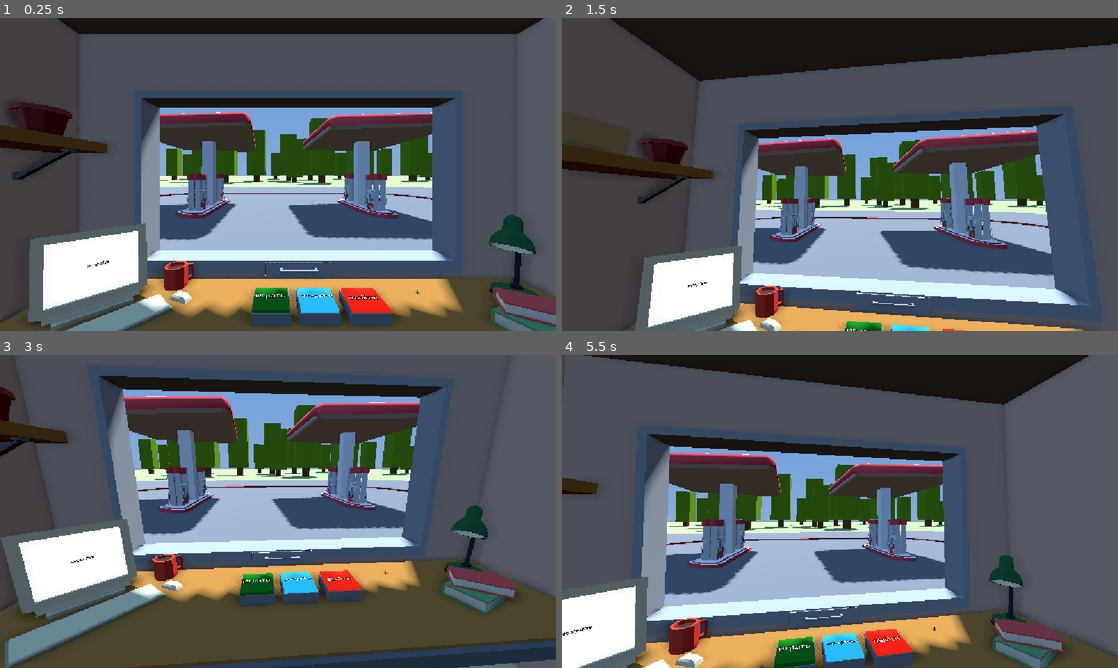
Above: before the commit, frames 1-4 (two rows, left to right).
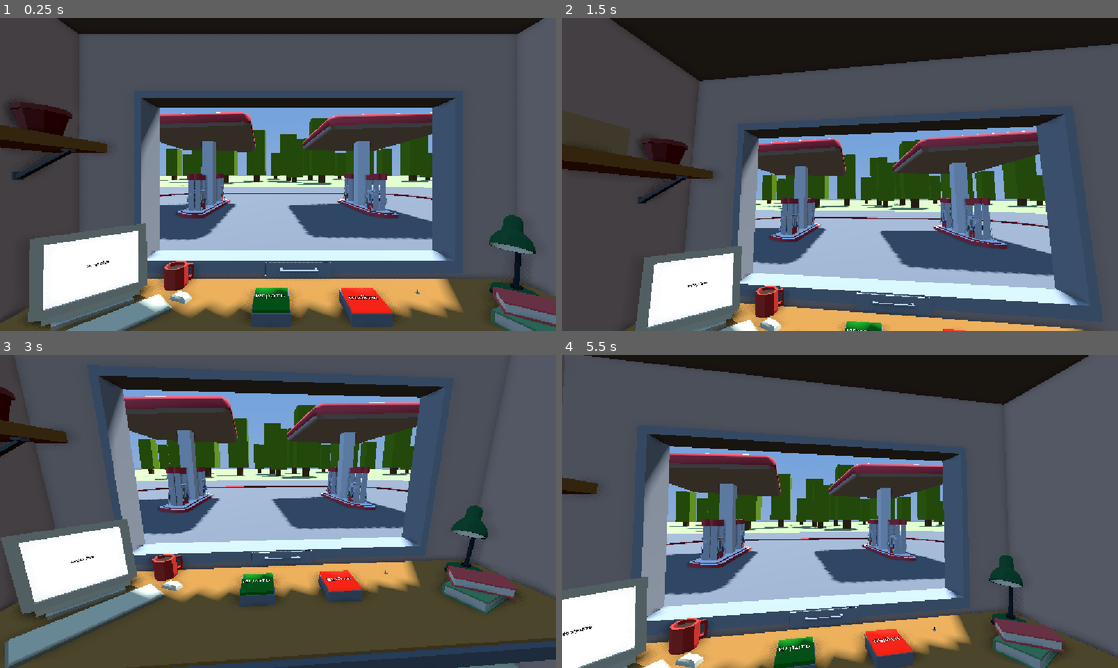
Above: after the commit, the same moments.

Repository: RolicsVin/AZS
Game: Godot game, scene res://scenes/menu.tscn
Two runs of this game, one before a commit and one after it. Both use one fixed random seed, a clock stepped at 60 frames per second and the inputs below.
Inputs (mouse positions are in pixels of both pictures, inside the frame that each line leads up to):
- Up to frame 1 (0.25 s): no input
- Up to frame 2 (1.5 s): tap Enter (ui_accept) at 0.5, 0.77 s; move the mouse to (962, 158) at 0.52 s; hold Right (ui_right) 0.53-1.28 s; click (962, 158) at 0.6 s; move the mouse to (728, 190) at 1.27 s; hold Down (ui_down) from 1.28 s (still down); click (728, 190) at 1.35 s
- Up to frame 3 (3 s): tap Enter (ui_accept) at 1.52 s; move the mouse to (333, 442) at 2.02 s; release Down (ui_down) at 2.03 s; hold Right (ui_right) 2.03-2.78 s; click (333, 442) at 2.1 s; move the mouse to (250, 574) at 2.77 s; hold Up (ui_up) from 2.78 s (still down); click (250, 574) at 2.85 s
- Up to frame 4 (5.5 s): tap Enter (ui_accept) at 3.02, 3.77, 4.52 s; move the mouse to (1006, 558) at 3.52 s; release Up (ui_up) at 3.53 s; hold Left (ui_left) 3.53-5.03 s; click (1006, 558) at 3.6 s; move the mouse to (673, 464) at 4.27 s; click (673, 464) at 4.35 s; move the mouse to (867, 511) at 5.02 s; hold Down (ui_down) from 5.03 s (still down); click (867, 511) at 5.1 s

The runs differ from the first frame. In frame 1, 1.0% of the frame differs, in the area x 52-62%, y 86-99%; in frame 2, 0.1%; in frame 3, 0.7%; in frame 4, 0.9%.

Commit message:
UpdateMenu3

Diff:
--- a/scenes/menu.tscn
+++ b/scenes/menu.tscn
@@ -1,6 +1,7 @@
 [gd_scene format=3 uid="uid://dg03p4ulwdij3"]
 
 [ext_resource type="Script" uid="uid://dx8dioudnth1k" path="res://core/classes/ui/buttons.gd" id="1_vjb58"]
+[ext_resource type="Script" uid="uid://bgmdgnweoav8o" path="res://core/classes/gameplay/area_button.gd" id="2_con2f"]
 [ext_resource type="Script" uid="uid://bqqq216ui6c7n" path="res://scenes/play.gd" id="2_mhnvy"]
 [ext_resource type="ArrayMesh" uid="uid://cwcoljx4n4vkv" path="res://assets/models/azs/Cube_010.res" id="4_hwfsl"]
 [ext_resource type="Shader" uid="uid://d0ivgi6ble16m" path="res://assets/shaders/menu.gdshader" id="4_mhnvy"]
@@ -33,7 +34,7 @@
 [ext_resource type="Script" uid="uid://sod803kv4dsw" path="res://scenes/camera_3d.gd" id="31_a04p5"]
 
 [sub_resource type="BoxShape3D" id="BoxShape3D_mhnvy"]
-size = Vector3(0.39093018, 0.10107422, 0.38110352)
+size = Vector3(0.49526978, 0.20568848, 0.94403076)
 
 [sub_resource type="BoxMesh" id="BoxMesh_4ytvr"]
 size = Vector3(0.3828125, 0.10449219, 0.36523438)
@@ -46,11 +47,6 @@
 
 [sub_resource type="StandardMaterial3D" id="StandardMaterial3D_v86rl"]
 albedo_color = Color(0.49354547, 0.49354553, 0.49354553, 1)
-
-[sub_resource type="StandardMaterial3D" id="StandardMaterial3D_mhnvy"]
-albedo_color = Color(0.00023940236, 0.20977458, 0.6866278, 1)
-emission_enabled = true
-emission = Color(0.15294118, 0.7372549, 0.99215686, 1)
 
 [sub_resource type="StandardMaterial3D" id="StandardMaterial3D_4ytvr"]
 albedo_color = Color(0.53126246, 0.044710986, 4.813075e-08, 1)
@@ -136,28 +132,13 @@
 surface_material_override/0 = SubResource("StandardMaterial3D_v86rl")
 
 [node name="Play2" type="Area3D" parent="Buttons" unique_id=2103994248]
-transform = Transform3D(1, 0, 0, 0, 1, 0, 0, 0, 1, 0.28959584, 1.2177023, -0.5023145)
-script = ExtResource("2_mhnvy")
+transform = Transform3D(-3.6060047e-08, -0.7071065, -0.7071069, -5.489811e-08, 0.7071069, -0.7071065, 0.99999976, 1.3320524e-08, -6.431711e-08, 0.2895956, 3.568369, -0.26561344)
+script = ExtResource("2_con2f")
 metadata/_custom_type_script = "uid://bgmdgnweoav8o"
 
-[node name="Label3D2" type="Label3D" parent="Buttons/Play2" unique_id=1068359963]
-transform = Transform3D(-9.8550075e-09, 0.22545618, 4.3711385e-08, -0.2254563, -9.855002e-09, -4.3711385e-08, -9.8550075e-09, -9.855002e-09, 0.99999994, -0.0058214366, -0.013288736, 0.078398466)
-text = "настройки"
-font_size = 54
-
 [node name="CollisionShape3D" type="CollisionShape3D" parent="Buttons/Play2" unique_id=1840560941]
-transform = Transform3D(1, 0, 0, 0, -4.371139e-08, -1, 0, 1, -4.371139e-08, 0, -0.009124041, 0.009124041)
+transform = Transform3D(1, -3.5527137e-15, 1.0658141e-14, 2.6645353e-14, 0, -1, 2.6645353e-14, 1, 0, 0.0521698, -0.025572777, 0.06143236)
 shape = SubResource("BoxShape3D_mhnvy")
-
-[node name="MeshInstance3D" type="MeshInstance3D" parent="Buttons/Play2" unique_id=1560053598]
-transform = Transform3D(1, 0, 0, 0, -4.371139e-08, -1, 0, 1, -4.371139e-08, 0, -0.009124041, 0.009124041)
-mesh = SubResource("BoxMesh_4ytvr")
-surface_material_override/0 = SubResource("StandardMaterial3D_mhnvy")
-
-[node name="MeshInstance3D2" type="MeshInstance3D" parent="Buttons/Play2" unique_id=1506516963]
-transform = Transform3D(1.06, 0, 0, 0, -4.633407e-08, -1.06, 0, 1.06, -4.633407e-08, 0, -0.009124041, -0.01824832)
-mesh = SubResource("BoxMesh_4ytvr")
-surface_material_override/0 = SubResource("StandardMaterial3D_v86rl")
 
 [node name="Play3" type="Area3D" parent="Buttons" unique_id=1761434353]
 transform = Transform3D(1, 0, 0, 0, 1, 0, 0, 0, 1, 0.28959584, 0.7182912, -0.50231457)
